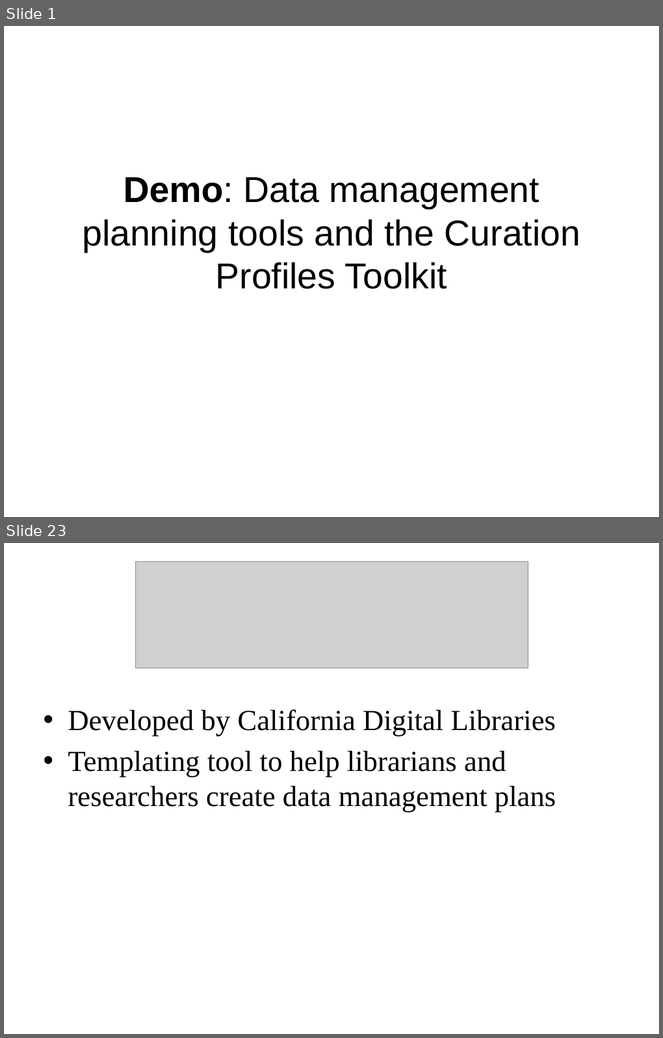
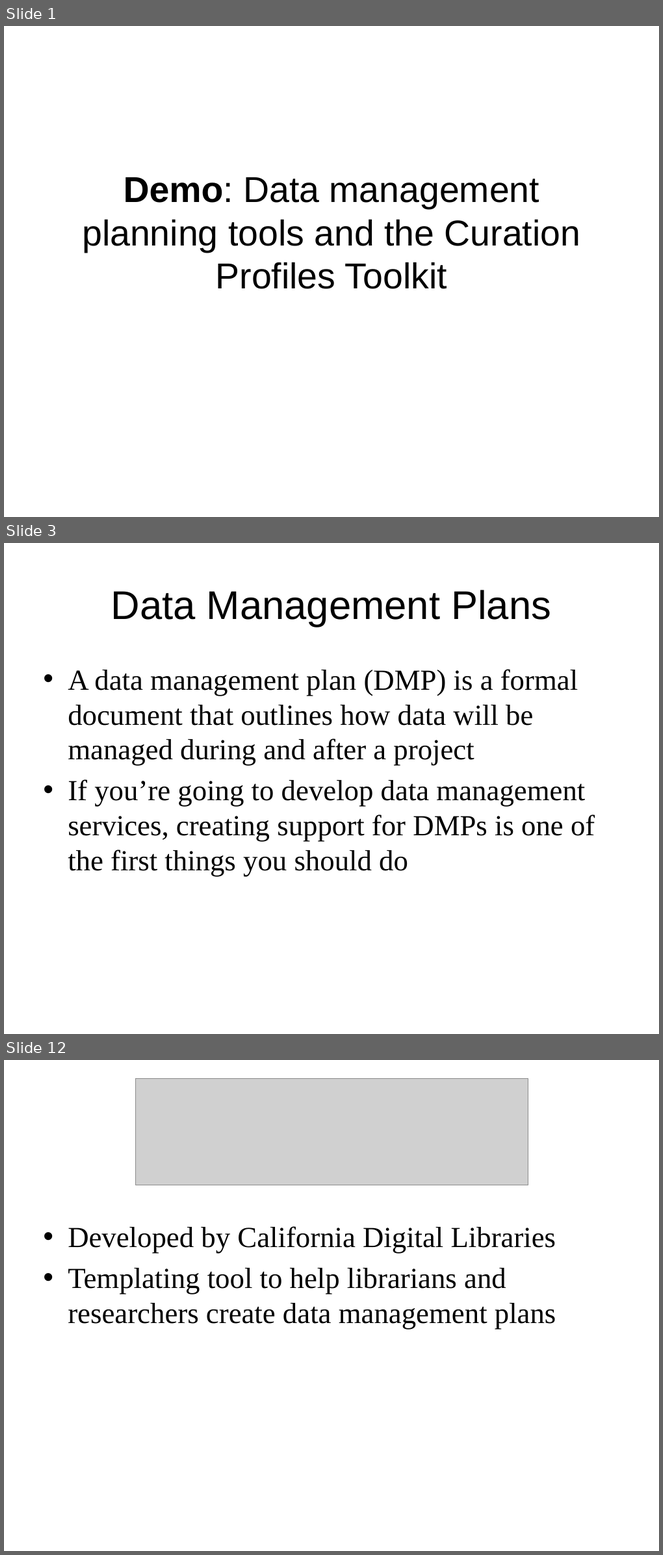
Before and after one commit to DataCurationWorkshop/Beijing-2015, a slide deck: Day1_Demo_DMPTools.pptx. Shown one above the other, each under a label of ours: slides 1 and 23 before the commit, slides 1, 3 and 12 after it; the slides between them are not shown. The pictures are 663x1038 and 663x1555 pixels, drawn with LibreOffice and Linux fonts; fonts in the diff are those of the drawing; grey boxes stand for pictures; background and template pictures are left out. Boxes give left, top, right and bottom in pixels: in the first picture for what was removed or moved away, otherwise in the second. Text is boxed around its words. In the diff, an @@ line names an element or a change of style, - is before the commit and + after.

```diff
--- a/Day1_Demo_DMPTools.pptx
+++ b/Day1_Demo_DMPTools.pptx
@@ slide 3 added at [4,543,659,1034], background #FFFFFF @@
@@ title added at [111,590,551,627], 44 pt, text #000000 @@
+Data Management Plans
@@ text added at [68,669,595,876], 32 pt, text #000000 @@
+• A data management plan (DMP) is a formal document that outlines how data will be managed during and after a project
+• If you’re going to develop data management services, creating support for DMPs is one of the first things you should do
@@ what was slide 23 is now slide 12 @@
```
Also in this commit, not shown: 2 slides changed, 23 other slides added, 6 slides removed, 1 other file.
